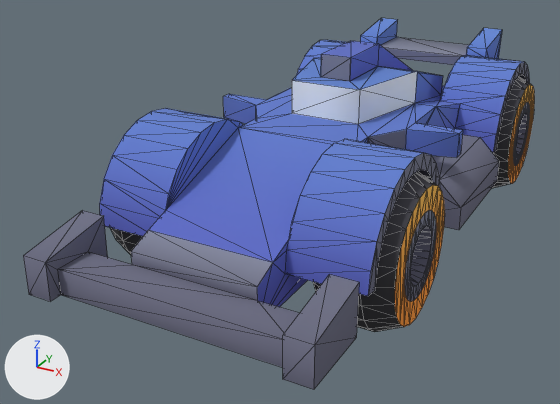
An edit to the glTF model drive-world/public/models/kenney/race-future.glb, drawn before and after from the same camera.
Both versions are drawn from a camera (50 mm lens) standing at (1.34, -2.96, 1.57) and looking at (-0.18, -0.21, 0.2). Lighting does not change. The marker at lower left points along +X, +Y and +Z. The first picture is the older version. Mesh edges are drawn as thin lines. Vertices at exactly the same position are counted once.

The first picture shows 'body', 'wheel-back-left', 'wheel-front-left', 'wheel-front-right'.
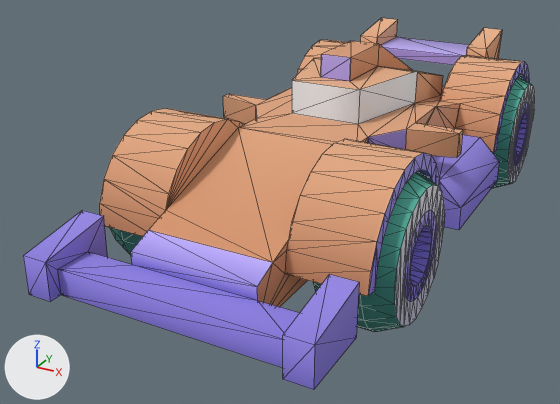
Changed parts and their boxes (x1, y1, x2, y2) in the pictures (560 x 404 px; the box of a moved part takes in the faces that stretch with it):
part 1 of me_body, surface changed (lighter)
    both: (23, 18, 530, 390)
part 2 of me_wheel_back_left, moved or reshaped
    both: (492, 95, 534, 188)
part 3 of me_wheel_back_left, moved or reshaped
    both: (515, 76, 533, 105)
part 4 of me_wheel_back_left, surface changed
    both: (492, 77, 534, 187)
part 5 of me_wheel_front_left, moved or reshaped
    both: (404, 192, 442, 327)
part 6 of me_wheel_front_left, moved or reshaped
    both: (408, 173, 438, 219)
part 7 of me_wheel_front_left, surface changed (lighter)
    both: (313, 172, 445, 332)
part 8 of me_wheel_front_right, surface changed
    both: (111, 228, 143, 254)

The change, as a diff of the scene's bpy script:
```diff
--- a/drive-world/public/models/kenney/race-future.glb.py
+++ b/drive-world/public/models/kenney/race-future.glb.py
@@ me_body @@
 me_body.from_pydata(...)  # 364 vertices, 740 faces; spans x -0.6..0.6, y -1.33..1.33, z 0.0..0.63
+# me_body part 1: texture (UV) coordinates of 734 of 740 faces, centred in x -0.6..0.6, y -1.33..1.33, z 0.0..0.63, changed; they spanned u 0.47..0.97, v 0.27..0.69 and now span u 0.09..0.72, v 0.02..0.69
 me_body.materials.append(mat_colormap)
@@ me_wheel_back_left @@
 me_wheel_back_left.from_pydata(...)  # 216 vertices, 332 faces; spans x 0.0..0.3, y -0.3..0.3, z -0.3..0.3
-me_wheel_back_left.vertices[28].co = (0.2, -0.078, -0.29)  # pixel (491, 188)
-me_wheel_back_left.vertices[29].co = (0.3, -0.066, -0.246)  # pixel (512, 183)
-me_wheel_back_left.vertices[30].co = (0.2, 0.0, -0.3)
-me_wheel_back_left.vertices[31].co = (0.3, 0.0, -0.255)  # pixel (515, 180)
-me_wheel_back_left.vertices[66].co = (0.2, 0.212, -0.212)
-me_wheel_back_left.vertices[67].co = (0.3, 0.18, -0.18)  # pixel (525, 156)
-me_wheel_back_left.vertices[68].co = (0.3, 0.127, -0.221)  # pixel (522, 166)
+# me_wheel_back_left part 2
+me_wheel_back_left.vertices[28].co = (0.2, 0.0, -0.3)
+me_wheel_back_left.vertices[29].co = (0.2, -0.078, -0.29)  # pixel (491, 188)
+me_wheel_back_left.vertices[30].co = (0.3, 0.0, -0.255)  # pixel (515, 180)
+me_wheel_back_left.vertices[31].co = (0.3, -0.066, -0.246)  # pixel (512, 183)
+me_wheel_back_left.vertices[66].co = (0.3, 0.127, -0.221)  # pixel (522, 166)
+me_wheel_back_left.vertices[67].co = (0.2, 0.212, -0.212)
+me_wheel_back_left.vertices[68].co = (0.3, 0.18, -0.18)  # pixel (525, 156)
+# me_wheel_back_left part 3: 2 of 216 vertices moved; they spanned x 0.3, y 0.0..0.066, z 0.246..0.255 and now span x 0.3, y 0.0..0.066, z 0.246..0.255; mean shift (0.0, 0.0, 0.0); largest move (0.3, 0.0, 0.255) -> (0.3, 0.066, 0.246)
+# me_wheel_back_left part 4: 272 kept faces spanning x 0.0..0.3, y -0.3..0.3, z -0.3..0.3 get new texture (UV) coordinates
 me_wheel_back_left.materials.append(mat_colormap)
@@ me_wheel_front_left @@
 me_wheel_front_left.from_pydata(...)  # 216 vertices, 332 faces; spans x 0.0..0.3, y -0.3..0.3, z -0.3..0.3
-me_wheel_front_left.vertices[28].co = (0.2, -0.078, -0.29)  # pixel (381, 329)
-me_wheel_front_left.vertices[29].co = (0.3, -0.066, -0.246)  # pixel (409, 324)
-me_wheel_front_left.vertices[30].co = (0.2, 0.0, -0.3)
-me_wheel_front_left.vertices[31].co = (0.3, 0.0, -0.255)  # pixel (416, 318)
-me_wheel_front_left.vertices[66].co = (0.2, 0.212, -0.212)
-me_wheel_front_left.vertices[67].co = (0.3, 0.18, -0.18)  # pixel (433, 278)
-me_wheel_front_left.vertices[68].co = (0.3, 0.127, -0.221)  # pixel (428, 294)
+# me_wheel_front_left part 5
+me_wheel_front_left.vertices[28].co = (0.2, 0.0, -0.3)
+me_wheel_front_left.vertices[29].co = (0.2, -0.078, -0.29)  # pixel (381, 329)
+me_wheel_front_left.vertices[30].co = (0.3, 0.0, -0.255)  # pixel (416, 318)
+me_wheel_front_left.vertices[31].co = (0.3, -0.066, -0.246)  # pixel (409, 324)
+me_wheel_front_left.vertices[66].co = (0.3, 0.127, -0.221)  # pixel (428, 294)
+me_wheel_front_left.vertices[67].co = (0.2, 0.212, -0.212)
+me_wheel_front_left.vertices[68].co = (0.3, 0.18, -0.18)  # pixel (433, 278)
+# me_wheel_front_left part 6: 2 of 216 vertices moved; they spanned x 0.3, y 0.0..0.066, z 0.246..0.255 and now span x 0.3, y 0.0..0.066, z 0.246..0.255; mean shift (0.0, 0.0, 0.0); largest move (0.3, 0.0, 0.255) -> (0.3, 0.066, 0.246)
+# me_wheel_front_left part 7: 272 kept faces spanning x 0.0..0.3, y -0.3..0.3, z -0.3..0.3 get new texture (UV) coordinates
 me_wheel_front_left.materials.append(mat_colormap)
@@ me_wheel_front_right @@
 me_wheel_front_right.from_pydata(...)  # 216 vertices, 332 faces; spans x -0.3..0.0, y -0.3..0.3, z -0.3..0.3
+# me_wheel_front_right part 8: 272 kept faces spanning x -0.3..0.0, y -0.3..0.3, z -0.3..0.3 get new texture (UV) coordinates
 me_wheel_front_right.materials.append(mat_colormap)
```
